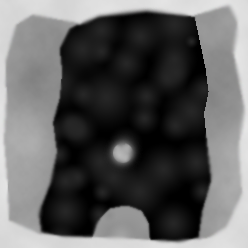
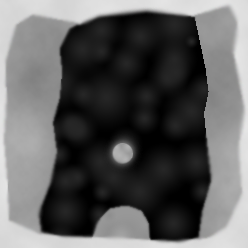
Layer changes from the first 248 × 248 image to the second:
hid "Layer 10", opacity 44% → 100%, painted on it over [112, 143, 133, 164]
renamed "Layer 5" to "Layer 12", showed it, moved it above "Layer 8", painted on it over [112, 143, 133, 164]
